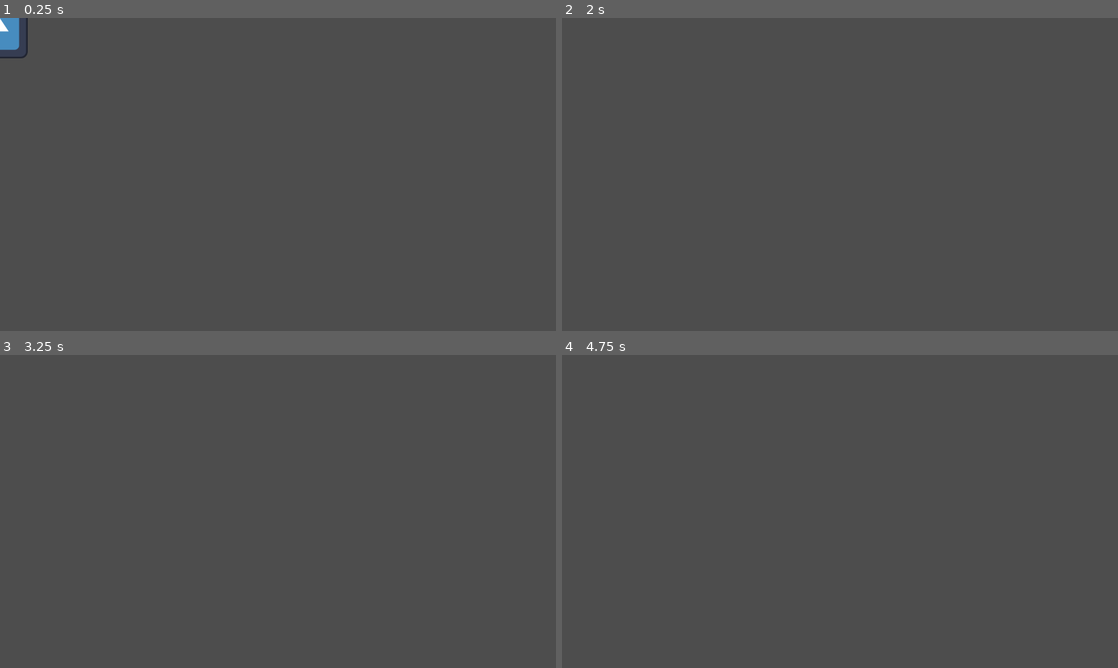
Above: before the commit, frames 1-4 (two rows, left to right).
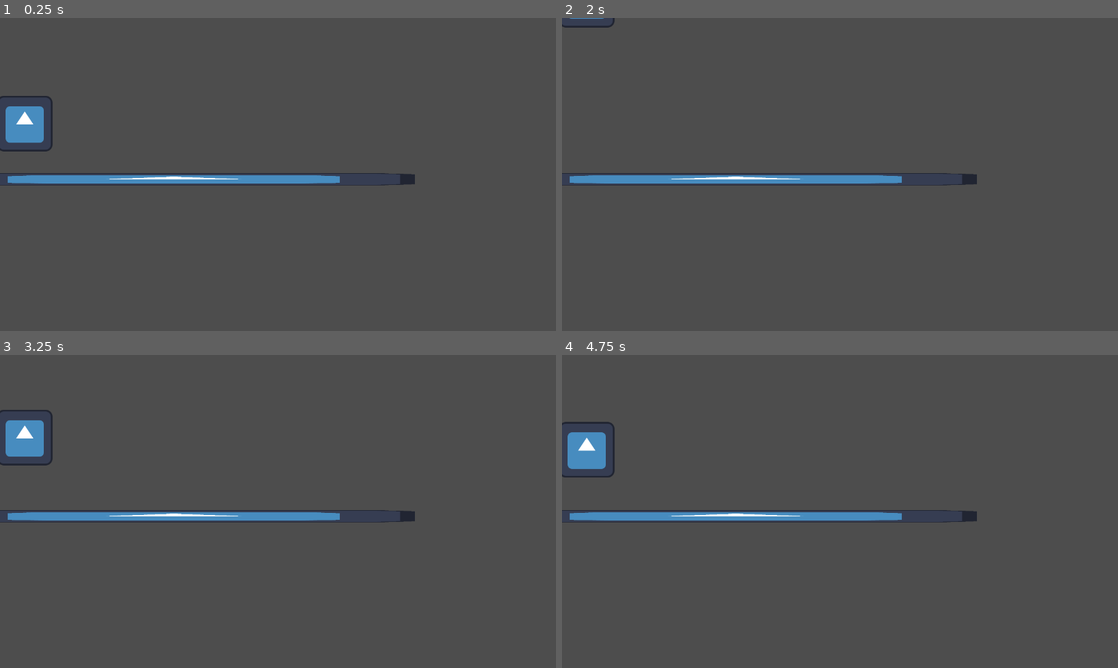
Above: after the commit, the same moments.

Repository: SwiftDust/console
Game: Godot game, scene res://World/world.tscn
Two runs of this game, one before a commit and one after it. Both use one fixed random seed, a clock stepped at 60 frames per second and the inputs below. Before the commit the project starts from res://Player/player.tscn. The engine's default icon, where the game draws it, is replaced by a stand-in: a white triangle on a blue panel in a dark square.
Inputs:
- Up to frame 1 (0.25 s): no input
- Up to frame 2 (2 s): tap Enter at 0.5 s; hold Space (jump) 0.53-1.28 s; hold Right (ui_right) from 0.53 s (still down); tap Alt at 1.35 s; tap Space (jump) at 1.52, 1.55, 1.82 s
- Up to frame 3 (3.25 s): release Right (ui_right) at 2.03 s; hold Left (ui_left) 2.03-2.78 s; hold Space (jump) 2.03-2.78 s; tap Shift at 2.1 s; hold Right (ui_right) from 2.78 s (still down); tap Space (jump) at 2.85, 3.02 s
- Up to frame 4 (4.75 s): tap Space (jump) at 3.32, 4.52, 4.55 s; hold Space (jump) 3.53-4.28 s; tap Alt at 3.6 s; release Right (ui_right) at 4.28 s; hold Left (ui_left) from 4.28 s (still down); tap Shift at 4.35 s

The runs differ from the first frame. In frame 1, 3.4% of the frame differs, in the area x 0-75%, y 0-54%; in frame 2, 2.1%; in frame 3, 3.0%; in frame 4, 3.0%.

Commit message:
Add player script

Diff:
--- a/game/Player/player.gd
+++ b/game/Player/player.gd
@@ -5,18 +5,40 @@
 const JUMP_VELOCITY = -400.0
 
 
+@onready var burst_timer = $BurstTimer
+var jumping := false
+
+
 func _physics_process(delta: float) -> void:
 	if not is_on_floor():
 		velocity += get_gravity() * delta
 
 	if Input.is_action_just_pressed("jump") and is_on_floor():
+		burst_timer.start()
+		jumping = true
+
+	if not Input.is_action_pressed("jump"):
+		burst_timer.stop()
+		jumping = false
+
+	if jumping:
 		velocity.y = JUMP_VELOCITY
 
 	# TODO: custom tilting behavior
-	var direction := Input.get_axis("ui_left", "ui_right")
-	if direction:
+	var direction := Input.get_axis("tilt_left", "tilt_right")
+	var both_pressed := false
+	if Input.is_action_pressed("tilt_left") and Input.is_action_pressed("tilt_right"):
+		print("both actions are pressed")
+		direction = 0
+		both_pressed = true
+
+	if not direction == 0:
 		velocity.x = direction * SPEED
-	else:
+	if both_pressed == true:
 		velocity.x = move_toward(velocity.x, 0, SPEED)
 
 	move_and_slide()
+
+
+func _on_burst_timer_timeout() -> void:
+	jumping = false
--- a/game/Player/player.tscn
+++ b/game/Player/player.tscn
@@ -15,3 +15,9 @@
 [node name="CollisionShape2D" type="CollisionShape2D" parent="."]
 position = Vector2(0, -0.5)
 shape = SubResource("RectangleShape2D_4ntmi")
+
+[node name="BurstTimer" type="Timer" parent="."]
+wait_time = 2.0
+one_shot = true
+
+[connection signal="timeout" from="BurstTimer" to="." method="_on_burst_timer_timeout"]
--- a/game/World/world.tscn
+++ b/game/World/world.tscn
@@ -8,14 +8,16 @@
 
 [node name="World" type="Node2D"]
 
+[node name="Player" parent="." instance=ExtResource("1_62w18")]
+position = Vector2(57, 214)
+
 [node name="StaticBody2D" type="StaticBody2D" parent="."]
+
+[node name="Sprite2D" type="Sprite2D" parent="StaticBody2D"]
+position = Vector2(399.5, 371)
+scale = Vector2(8.6796875, 0.21875)
+texture = ExtResource("1_8a836")
 
 [node name="CollisionShape2D" type="CollisionShape2D" parent="StaticBody2D"]
 position = Vector2(399.5, 369.5)
 shape = SubResource("RectangleShape2D_62w18")
-
-[node name="Sprite2D" type="Sprite2D" parent="StaticBody2D"]
-texture = ExtResource("1_8a836")
-
-[node name="Player" parent="." instance=ExtResource("1_62w18")]
-position = Vector2(11, 331)
--- a/game/project.godot
+++ b/game/project.godot
@@ -11,7 +11,7 @@
 [application]
 
 config/name="Console"
-run/main_scene="uid://cx2mv5nb0ytjf"
+run/main_scene="uid://brhryees3jfmp"
 config/features=PackedStringArray("4.5", "GL Compatibility")
 config/icon="res://icon.svg"
 
@@ -33,6 +33,16 @@
 "events": [Object(InputEventKey,"resource_local_to_scene":false,"resource_name":"","device":-1,"window_id":0,"alt_press …(191 unchanged characters)…
 ]
 }
+tilt_left={
+"deadzone": 0.2,
+"events": [Object(InputEventKey,"resource_local_to_scene":false,"resource_name":"","device":-1,"window_id":0,"alt_pressed":false,"shift_pressed":false,"ctrl_pressed":false,"meta_pressed":false,"pressed":false,"keycode":0,"physical_keycode":65,"key_label":0,"unicode":97,"location":0,"echo":false,"script":null)
+]
+}
+tilt_right={
+"deadzone": 0.2,
+"events": [Object(InputEventKey,"resource_local_to_scene":false,"resource_name":"","device":-1,"window_id":0,"alt_pressed":false,"shift_pressed":false,"ctrl_pressed":false,"meta_pressed":false,"pressed":false,"keycode":0,"physical_keycode":68,"key_label":0,"unicode":100,"location":0,"echo":false,"script":null)
+]
+}
 
 [rendering]
 
